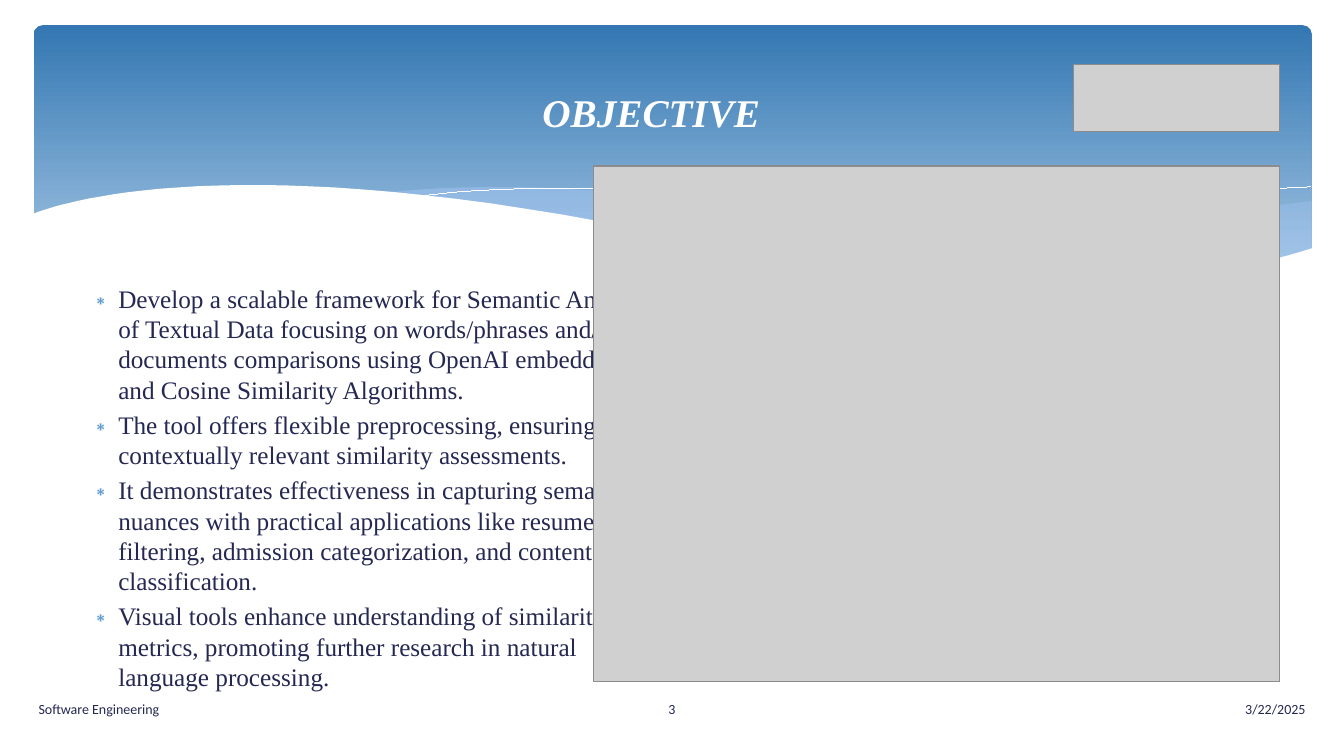
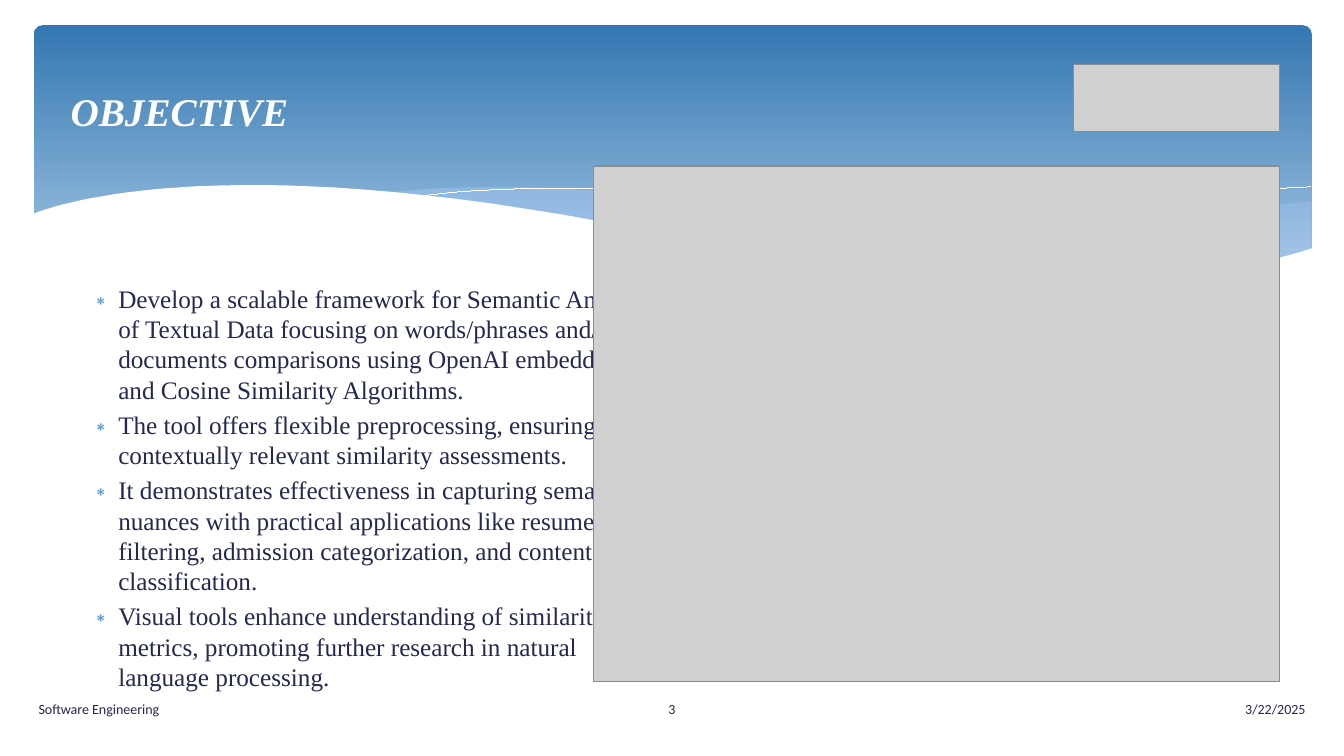
Before and after one commit to senthilmasters2024/Tech_Tweakers, a slide deck: slide 3 of SemanticAnalysisTextualData/SemanticAnalysisTextualData/Documentation/SemanticAnalysisTextualData.pptx. Drawn at 1344x756 pixels with LibreOffice and Linux fonts; fonts in the diff are those of the drawing; grey boxes stand for pictures. Boxes give left, top, right and bottom in pixels: in the first picture for what was removed or moved away, otherwise in the second. Text is boxed around its words. In the diff, an @@ line names an element or a change of style, - is before the commit and + after.

```diff
--- a/SemanticAnalysisTextualData/SemanticAnalysisTextualData/Documentation/SemanticAnalysisTextualData.pptx
+++ b/SemanticAnalysisTextualData/SemanticAnalysisTextualData/Documentation/SemanticAnalysisTextualData.pptx
@@ title "OBJECTIVE": place and size @@
-title "OBJECTIVE" at <box>542,101,760,128</box>
+title "OBJECTIVE" at <box>71,100,289,127</box>
@@ title "OBJECTIVE" at <box>71,100,289,127</box>: alignment centre to left @@
```
Also in this commit, not shown: 13 other slides changed, 3 other files.
